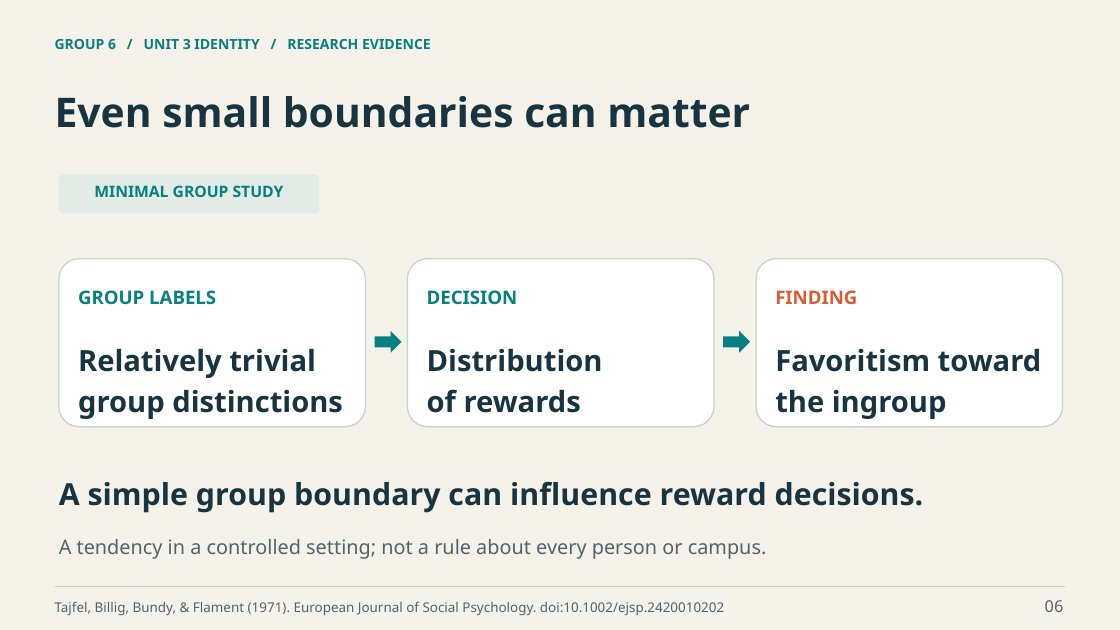
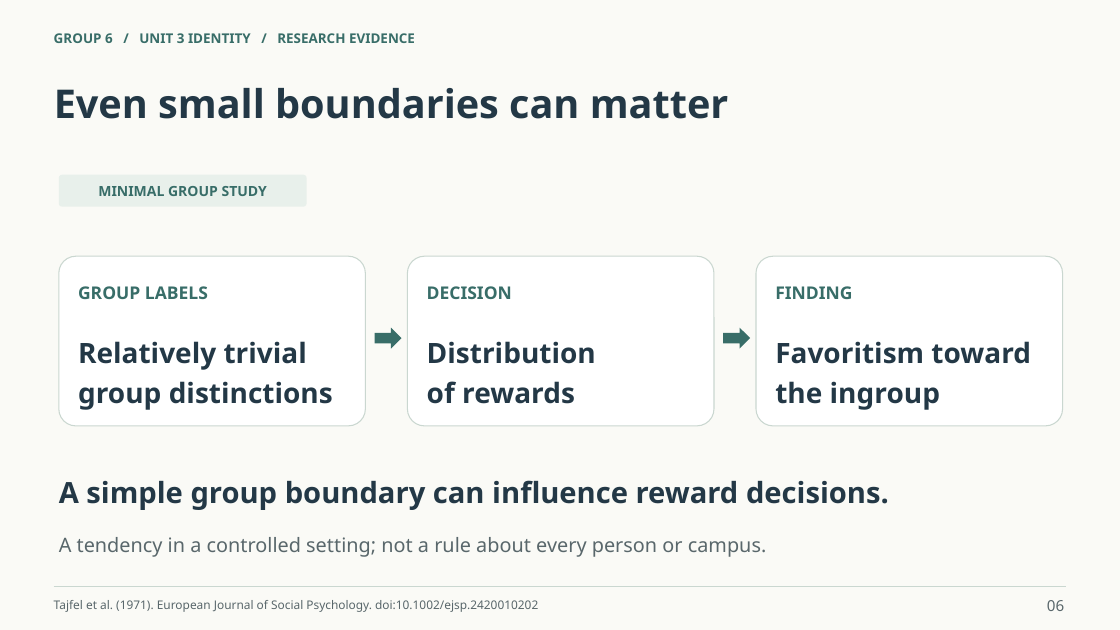
Before and after one commit to ngo769874-max/helloworld, a slide deck: slide 6 of work/deliverables/第6组_学术英语展示_Who_Are_We.pptx. Drawn at 1120x630 pixels with LibreOffice and Linux fonts; fonts in the diff are those of the drawing. Boxes give left, top, right and bottom in pixels: in the first picture for what was removed or moved away, otherwise in the second. Text is boxed around its words. In the diff, an @@ line names an element or a change of style, - is before the commit and + after.

Commit message:
Add real campus photography and unify presentation with light backgrounds

```diff
--- a/work/deliverables/第6组_学术英语展示_Who_Are_We.pptx
+++ b/work/deliverables/第6组_学术英语展示_Who_Are_We.pptx
@@ background #F5F2E9 to #FAFAF6 @@
@@ text "GROUP 6 / UNIT 3 ..." at (x1=54, y1=33, x2=415, y2=43): size 12 to 11.5 pt, text colour #087F80 to #386D68 @@
@@ text "Even small boundaries can matter" moved from (x1=55, y1=96, x2=750, y2=128) to (x1=54, y1=88, x2=729, y2=119) @@
@@ text "Even small boundaries can matter" at (x1=54, y1=88, x2=729, y2=119): size 35 to 34 pt, text colour #183440 to #233846 @@
@@ rounded rectangle resized from (x1=59, y1=175, x2=319, y2=213) to (x1=59, y1=175, x2=307, y2=207) @@
@@ rounded rectangle at (x1=59, y1=175, x2=307, y2=207): fill #E2EBE5 to #E8F0EB; proportions changed @@
@@ text "MINIMAL GROUP STUDY" at (x1=98, y1=186, x2=267, y2=196): size 13.5 to 12 pt, text colour #087F80 to #386D68 @@
@@ outline #C8D3CE 1.1 pt to #CAD7D0 0.9 pt; proportions changed in 3 elements at (x1=59, y1=256, x2=365, y2=426), (x1=408, y1=256, x2=714, y2=426), (x1=756, y1=256, x2=1063, y2=426) @@
@@ text "GROUP LABELS" at (x1=78, y1=286, x2=208, y2=299): size 16 to 15 pt, text colour #087F80 to #386D68 @@
@@ text "DECISION" at (x1=427, y1=286, x2=512, y2=299): size 16 to 15 pt, text colour #087F80 to #386D68 @@
@@ text "FINDING" at (x1=775, y1=286, x2=852, y2=299): size 16 to 15 pt, text colour #D85C38 to #386D68 @@
@@ right arrow moved from (x1=375, y1=331, x2=402, y2=353) to (x1=375, y1=328, x2=402, y2=349) @@
@@ right arrow at (x1=375, y1=328, x2=402, y2=349): fill #087F80 to #386D68 @@
@@ right arrow moved from (x1=723, y1=331, x2=750, y2=353) to (x1=723, y1=328, x2=750, y2=349) @@
@@ right arrow at (x1=723, y1=328, x2=750, y2=349): fill #087F80 to #386D68 @@
@@ size 25 to 24 pt, text colour #183440 to #233846 in 3 elements at (x1=775, y1=341, x2=1031, y2=410), (x1=78, y1=341, x2=333, y2=410), (x1=427, y1=341, x2=596, y2=404) @@
@@ text "A simple group boundary can ..." at (x1=59, y1=480, x2=889, y2=510): size 26 to 25 pt, text colour #183440 to #233846 @@
@@ text "A tendency in a controlled ..." at (x1=59, y1=537, x2=767, y2=557): text colour #52646A to #59676B @@
@@ text "06" at (x1=1047, y1=600, x2=1064, y2=611): size 14 to 13 pt, text colour #52646A to #59676B @@
@@ text at (x1=54, y1=600, x2=538, y2=612): text changed; size 11.5 to 10.2 pt; text colour #52646A to #59676B @@
-Tajfel, Billig, Bundy, & Flament (1971). European Journal of Social Psychology. doi:10.1002/ejsp.2420010202
+Tajfel et al. (1971). European Journal of Social Psychology. doi:10.1002/ejsp.2420010202
```
Also in this commit, not shown: 15 other slides changed, 2 other files.
